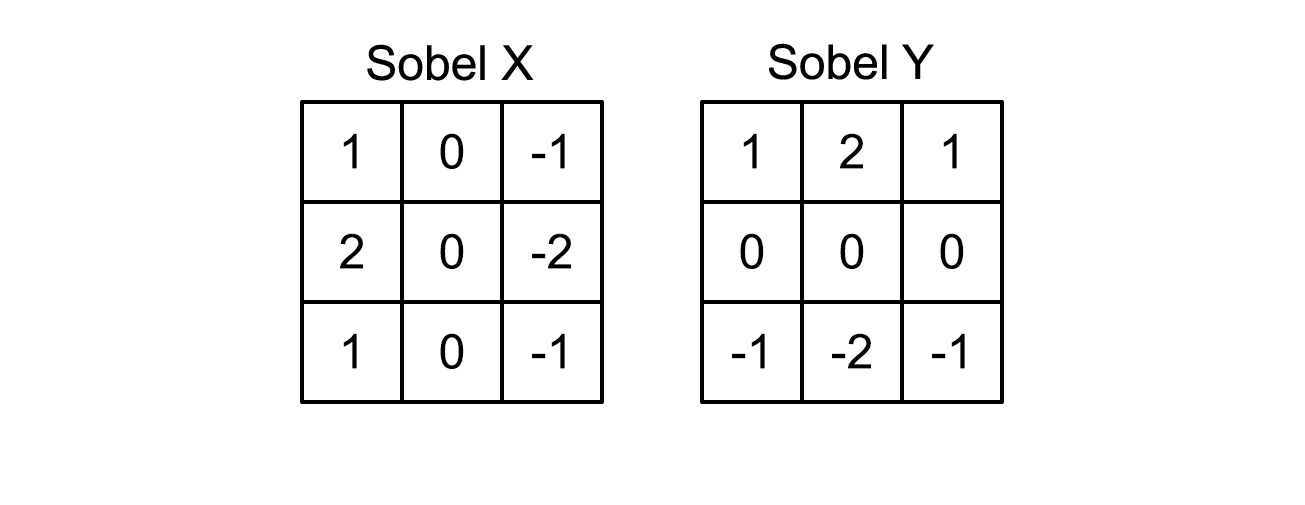
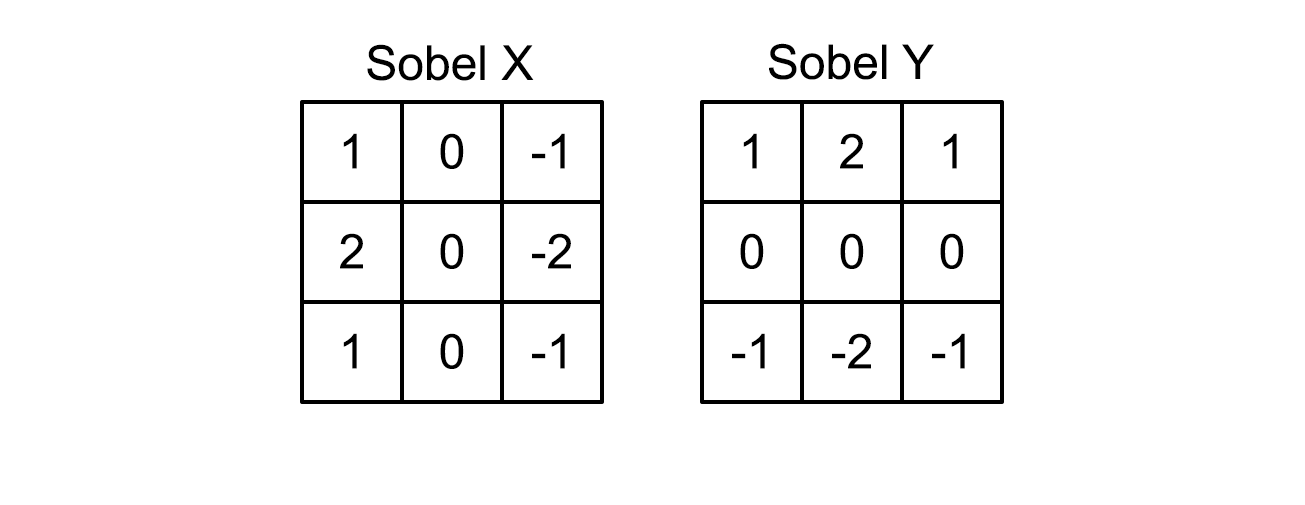
Layer changes from the first w=1305, h=505 image to the second:
renamed "Layer 1" to "bg", painted on it over [367, 43, 934, 81]
